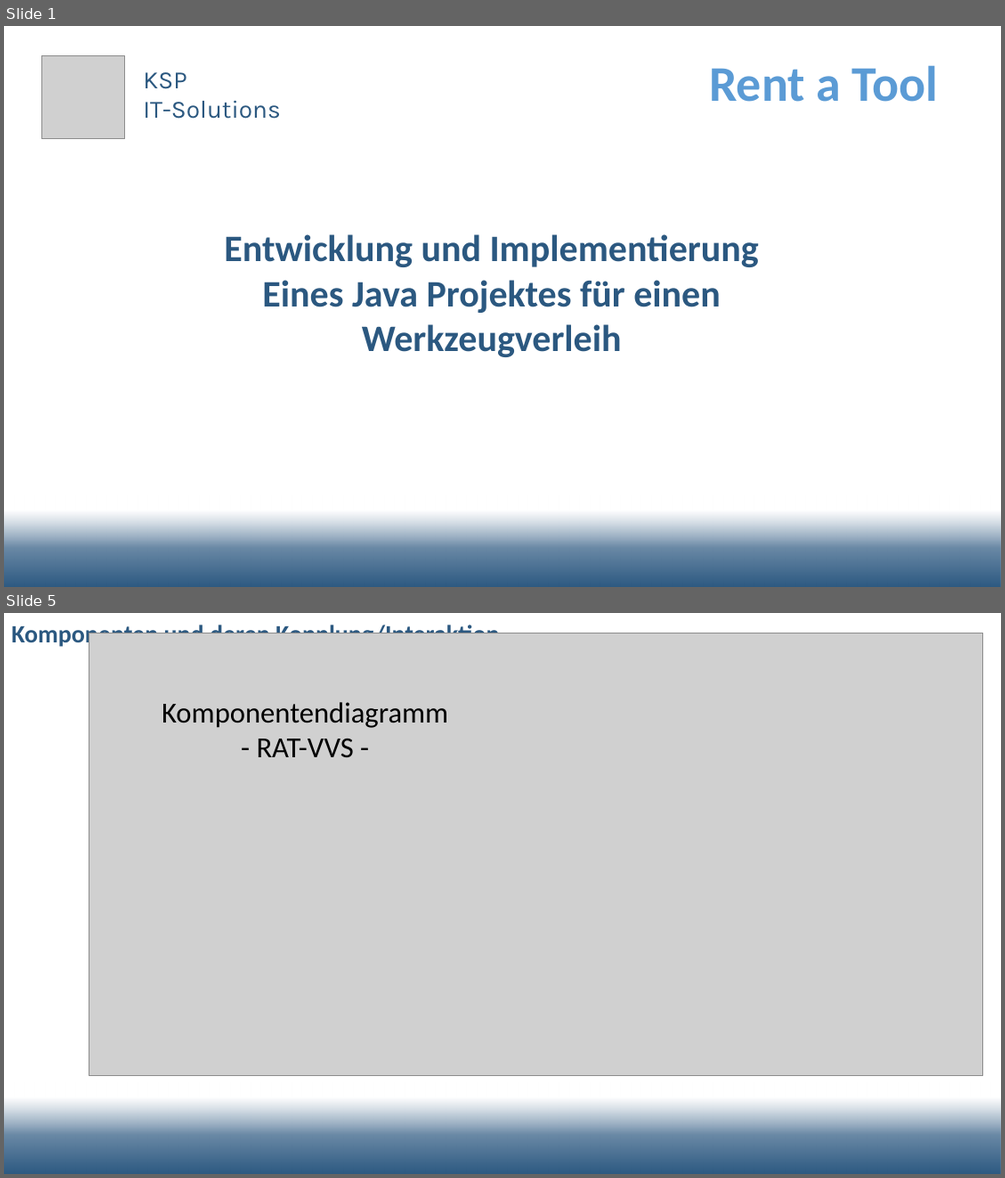
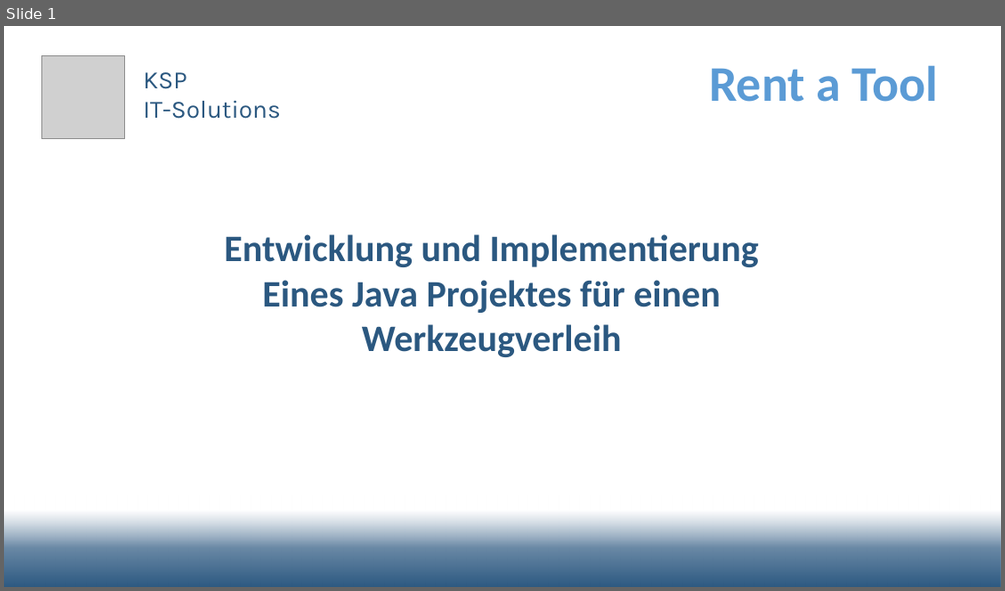
Before and after one commit to fh-erfurt/RentATool, a slide deck: share/presentations/2019_07_19_Präsentation -Final.pptx. Shown one above the other, each under a label of ours: slides 1 and 5 before the commit, slide 1 after it; the slides between them are not shown. The pictures are 1005x1178 and 1005x591 pixels, drawn with LibreOffice and Linux fonts; fonts in the diff are those of the drawing; grey boxes stand for pictures; background and template pictures are left out. Boxes give left, top, right and bottom in pixels: in the first picture for what was removed or moved away, otherwise in the second. Text is boxed around its words. In the diff, an @@ line names an element or a change of style, - is before the commit and + after.

```diff
--- a/share/presentations/2019_07_19_Präsentation -Final.pptx
+++ b/share/presentations/2019_07_19_Präsentation -Final.pptx
@@ slide 5 removed at [4, 613, 1001, 1174], background #FFFFFF; not listed: 1 template element that a slide beside it also shows @@
@@ text removed at [11, 622, 499, 649] @@
-Komponenten und deren Kopplung/Interaktion
@@ picture removed at [89, 633, 984, 1075] @@
@@ text removed at [162, 702, 448, 757] @@
-Komponentendiagramm
-- RAT-VVS -
```
Also in this commit, not shown: 1 slide added, 5 other slides removed, 1 other file.
